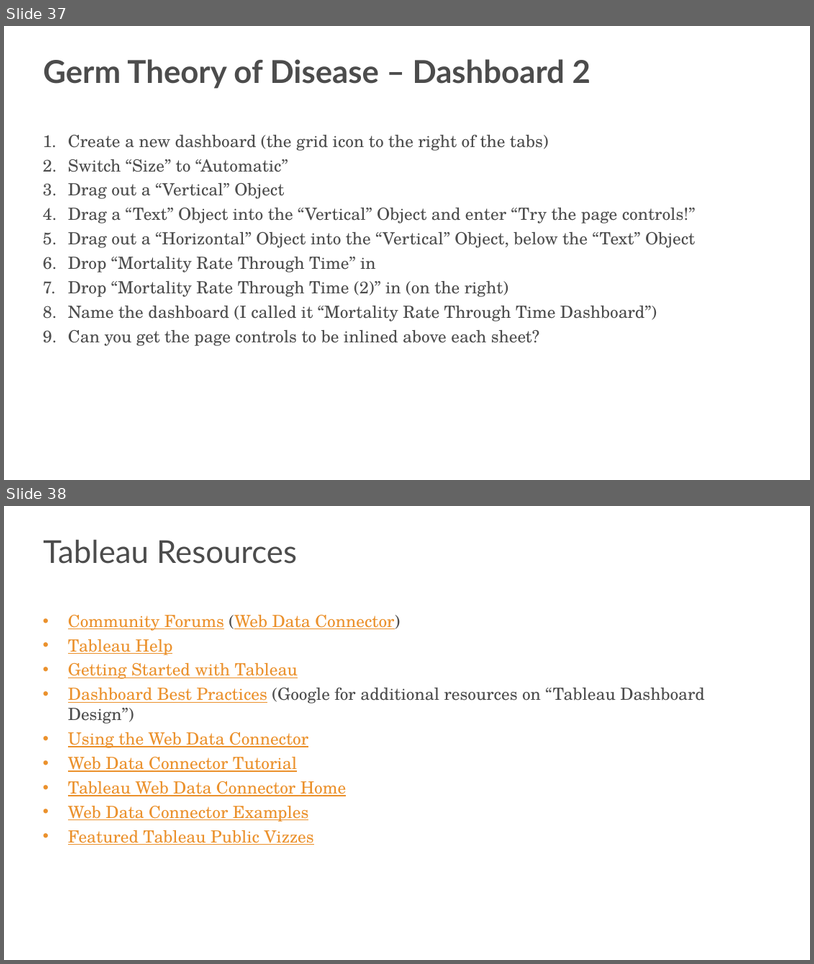
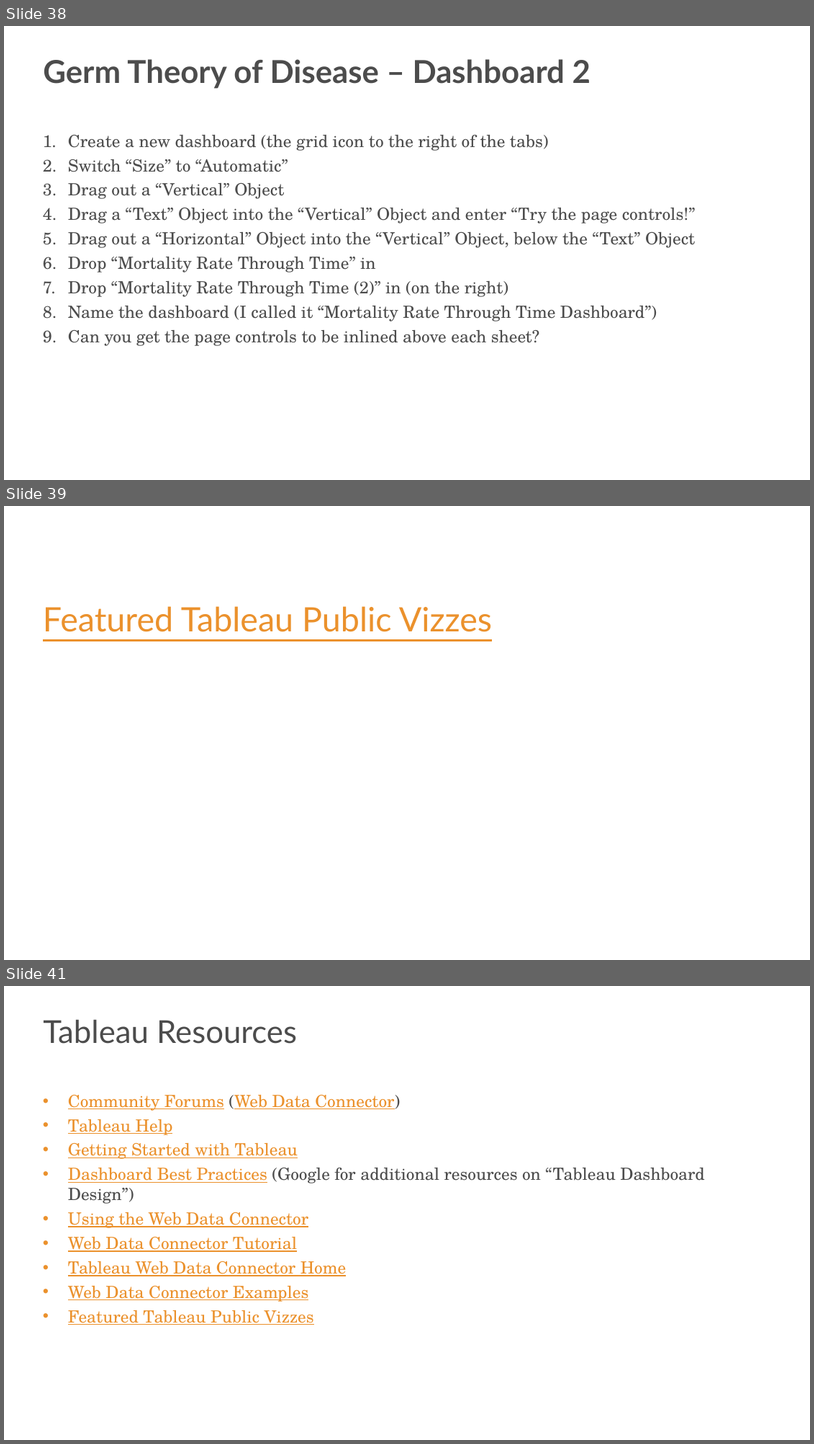
Before and after one commit to s-kyle-reed/data-lecture, a slide deck: lecture.pptx. Shown one above the other, each under a label of ours: slides 37 and 38 before the commit, slides 38, 39 and 41 after it; the slides between them are not shown. The pictures are 814x964 and 814x1444 pixels, drawn with LibreOffice and Linux fonts; fonts in the diff are those of the drawing; background and template pictures are left out. Boxes give left, top, right and bottom in pixels: in the first picture for what was removed or moved away, otherwise in the second. Text is boxed around its words. In the diff, an @@ line names an element or a change of style, - is before the commit and + after.

Commit message:
added more workbook creation slides and title cards

```diff
--- a/lecture.pptx
+++ b/lecture.pptx
@@ slide 39 added at <box>4,506,810,960</box>, background #FFFFFF @@
@@ title added at <box>43,606,492,632</box>, 48 pt, text #EB912C, underline @@
+Featured Tableau Public Vizzes
@@ what was slide 37 is now slide 38 @@
@@ what was slide 38 is now slide 41 @@
```
Also in this commit, not shown: 2 other slides added.
